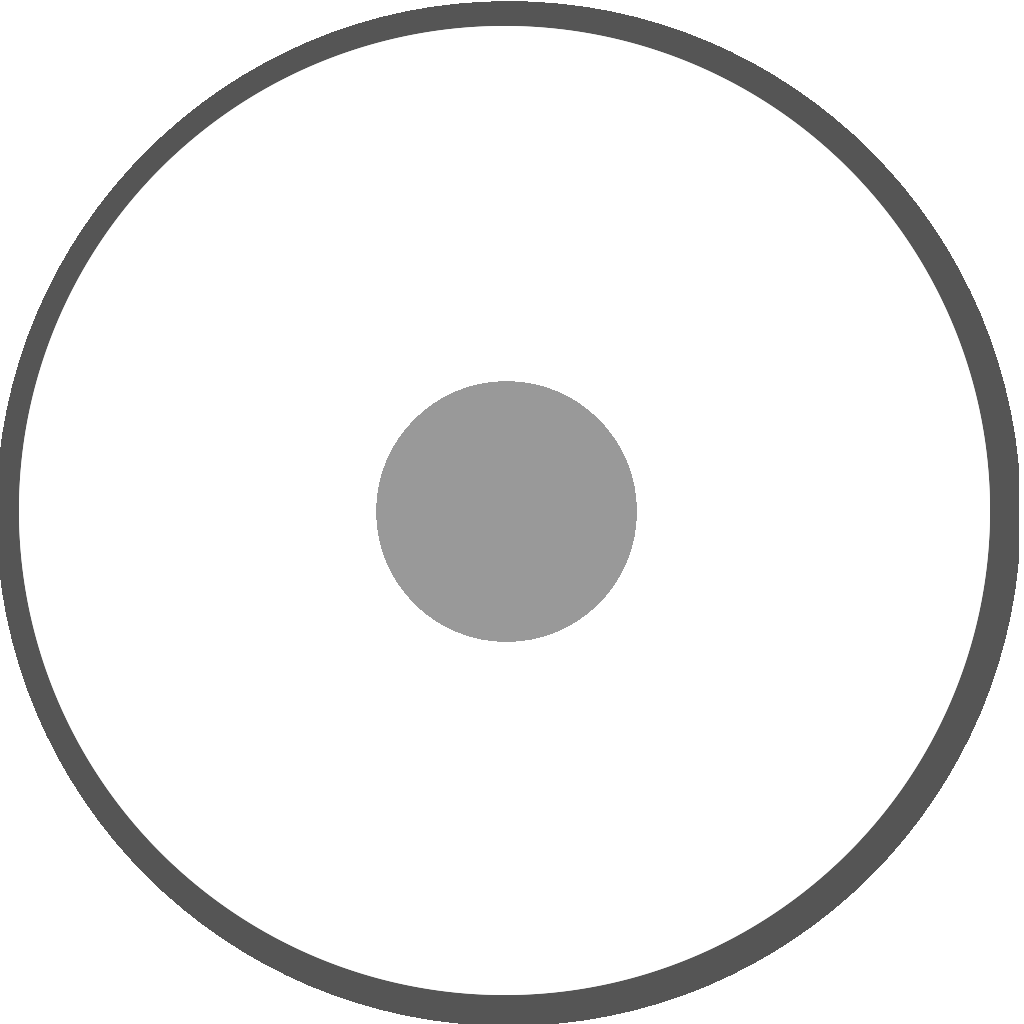
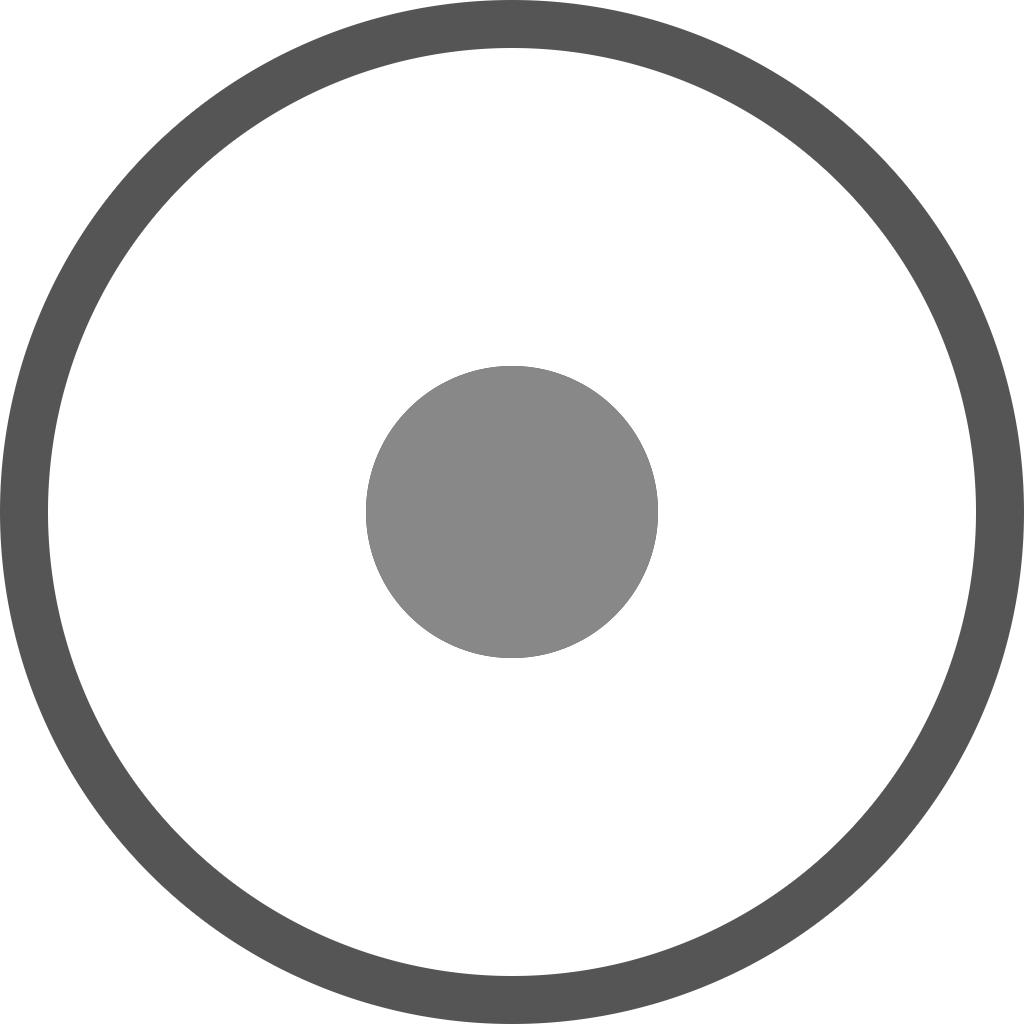
Before/after of a 1024px x 1024px layered artwork. What changed in the layer stack:
removed layer "Cell.png" over [0, 1, 1019, 1024]
added layer "Nucleous" above "Cytoplasm" over [366, 366, 658, 658]
added layer "Cytoplasm" above "Membrane" over [48, 48, 976, 976]
added layer "Membrane" over [0, 0, 1024, 1024]
